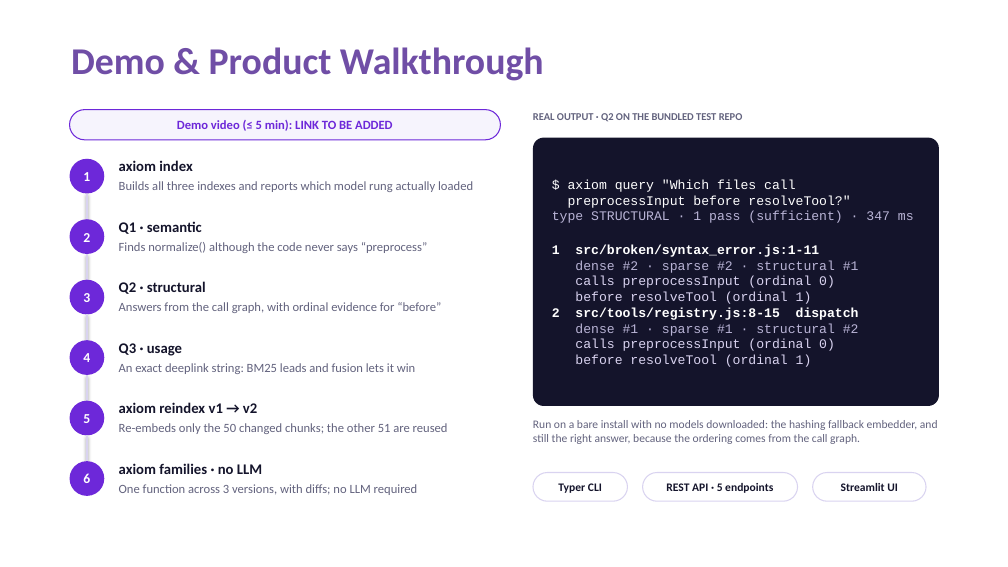
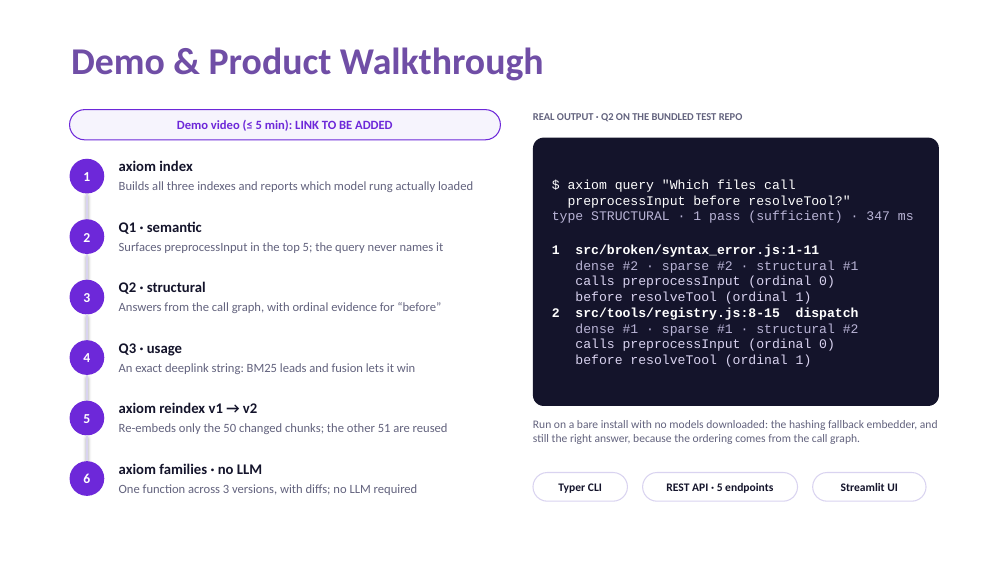
Before and after one commit to HarshdeepAthawale/AXIOM, a slide deck: slide 5 of submission/Thapar_Incognito_Submission.pptx. Drawn at 1008x567 pixels with LibreOffice and Linux fonts; fonts in the diff are those of the drawing. Boxes give left, top, right and bottom in pixels: in the first picture for what was removed or moved away, otherwise in the second. Text is boxed around its words. In the diff, an @@ line names an element or a change of style, - is before the commit and + after.

```diff
--- a/submission/Thapar_Incognito_Submission.pptx
+++ b/submission/Thapar_Incognito_Submission.pptx
@@ text at (119,242,443,253): text changed @@
-Finds normalize() although the code never says “preprocess”
+Surfaces preprocessInput in the top 5; the query never names it
```
Also in this commit, not shown: 1 other slide changed, 15 other files.
